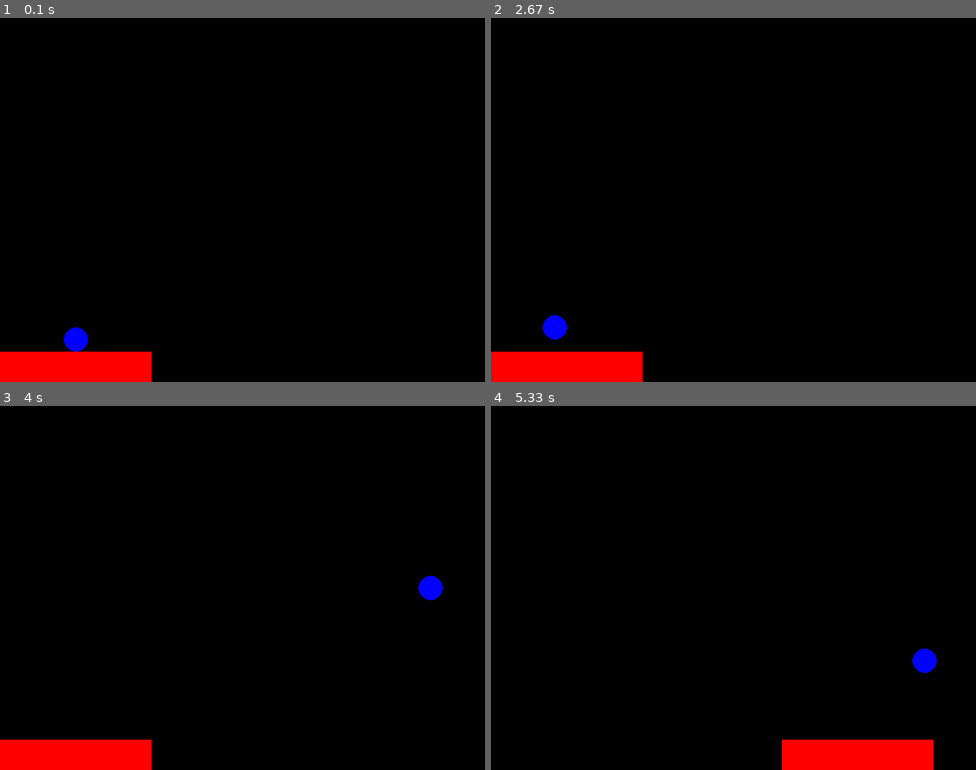
Above: before the commit, frames 1-4 (two rows, left to right).
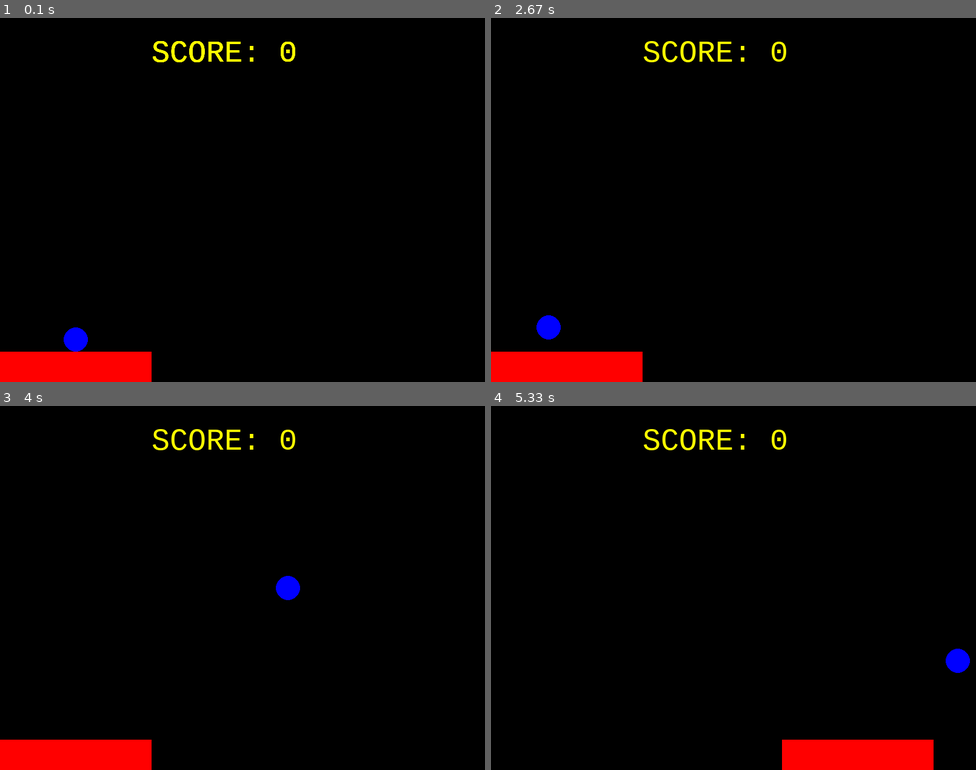
Above: after the commit, the same moments.

Repository: moonlca/pygame-practice
Game: pygame game, started from helloworld.py
Two runs of this game, one before a commit and one after it. Both use one fixed random seed, a clock stepped at 60 frames per second and the inputs below.
Inputs:
- Up to frame 1 (0.1 s): no input
- Up to frame 2 (2.67 s): tap Space at 0.33, 0.73, 1.03, 1.23, 1.53, 1.73, 2.03, 2.63 s; hold D 0.67-1.13 s; hold D 1.17-1.63 s; hold A 1.67-2.2 s; tap Enter at 2.23 s; hold A from 2.57 s (still down)
- Up to frame 3 (4 s): tap Space at 2.93, 3.07, 3.37, 3.73 s; release A at 2.97 s; hold D 3-3.63 s; hold A from 3.67 s (still down)
- Up to frame 4 (5.33 s): tap Space at 4.03, 4.23, 4.53, 5.15 s; release A at 4.13 s; hold D 4.17-4.63 s; tap Enter at 4.67 s; hold D from 5 s (still down)

The runs differ from the first frame. In frame 1, 0.6% of the frame differs, in the area x 31-61%, y 6-13%; in frame 2, 0.7%; in frame 3, 1.0%, in the area x 31-92%, y 6-54%; in frame 4, 1.0%.

Commit message:
score  writing by the collin

Diff:
--- a/helloworld.py
+++ b/helloworld.py
@@ -24,6 +24,7 @@
 hitx = 0
 GAMEOVER = 0
 jumpout = 0
+scoreCounter = 0
 
 
 def gameover():
@@ -36,7 +37,7 @@
 
 
 def retry():
-    global speed, lock, diry, dirx, barx, cx, cy, shotspeed, xspeed, hitx, GAMEOVER, jumpout
+    global speed, lock, diry, dirx, barx, cx, cy, shotspeed, xspeed, hitx, GAMEOVER, jumpout, scoreCounter
     speed = 0
     lock = 1
     diry = -1
@@ -49,7 +50,7 @@
     hitx = 0
     GAMEOVER = 0
     jumpout = 0
-
+    scoreCounter = 0
 
 
 # main loop
@@ -79,9 +80,9 @@
                 if ev.key == K_SPACE:
                     if lock:
                         cx = rect1.centerx
-                        xspeed = speed
+                        xspeed = 15
                         dirx = barx
-
+                    xspeed = 15
                     lock = 0
             if ev.type == pygame.KEYUP:
                 speed = 0
@@ -112,6 +113,7 @@
         diry = 1
 # hit the board or gameover
     if cy > 530:
+
         hitx = cx
         cy = 530
         shotspeed = 0
@@ -123,6 +125,17 @@
             diry = 0
             dirx = 0
             jumpout = 1
+        elif (hitx < rect1.centerx):
+            dirx = -1
+            xspeed = int(xspeed + int((rect1.centerx - hitx) / 12) / 2)
+            scoreCounter += 1
+        elif (hitx > rect1.centerx):
+            dirx = 1
+            xspeed = int(xspeed + int((hitx - rect1.centerx) / 12) / 2)
+            scoreCounter += 1
+        elif(hitx == rect1.centerx):
+            dirx = -1 * dirx
+            scoreCounter += 1
 
     if cx < 10:
         cx = 10
@@ -132,6 +145,10 @@
         dirx = -1
 
     # draw
+    myfont = pygame.font.SysFont("monospace", 50)
+    label3 = myfont.render("SCORE: " + str(scoreCounter), 2, (255, 255, 0))
+    dp.blit(label3, (250, 30))
+
     pygame.draw.rect(dp, RED, rect1)
     pygame.draw.circle(dp, BLUE, (cx, cy), 20, 0)
     pygame.display.update()
